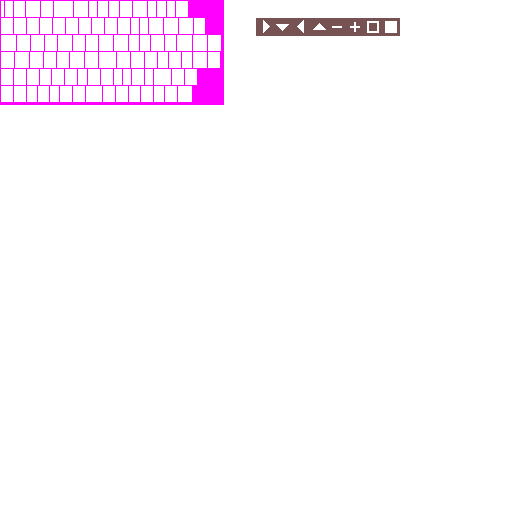
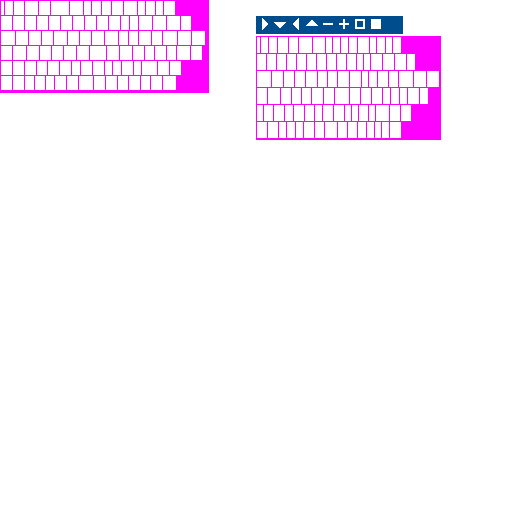
Comparing the layer stacks of the two (512, 512) images. Changes:
added layer "Ebene #6" above "Ebene #5" over <box>0,0,209,93</box>
painted on "Ebene #5" over <box>262,18,397,33</box>
hid "Ebene #2" over <box>0,0,400,105</box>
added layer "Ebene #7" above "Eingefügte Ebene" over <box>256,16,441,140</box>
